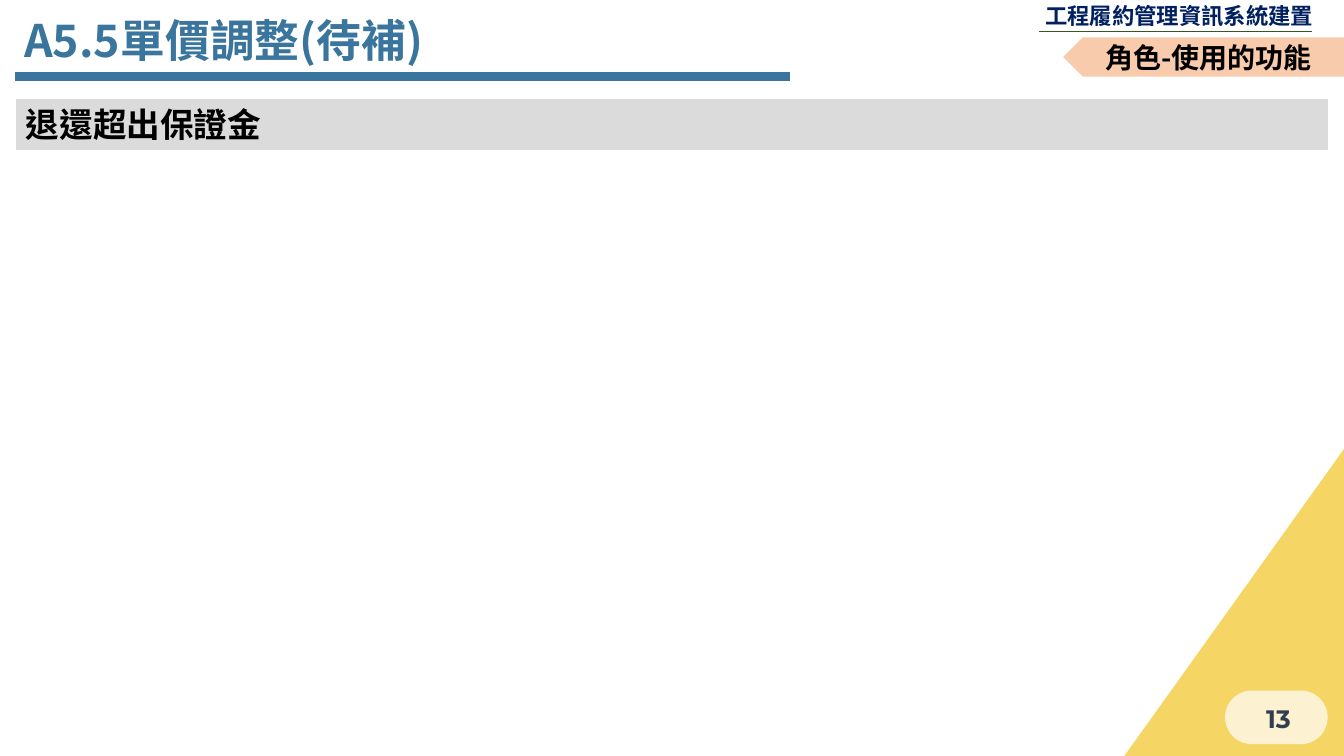
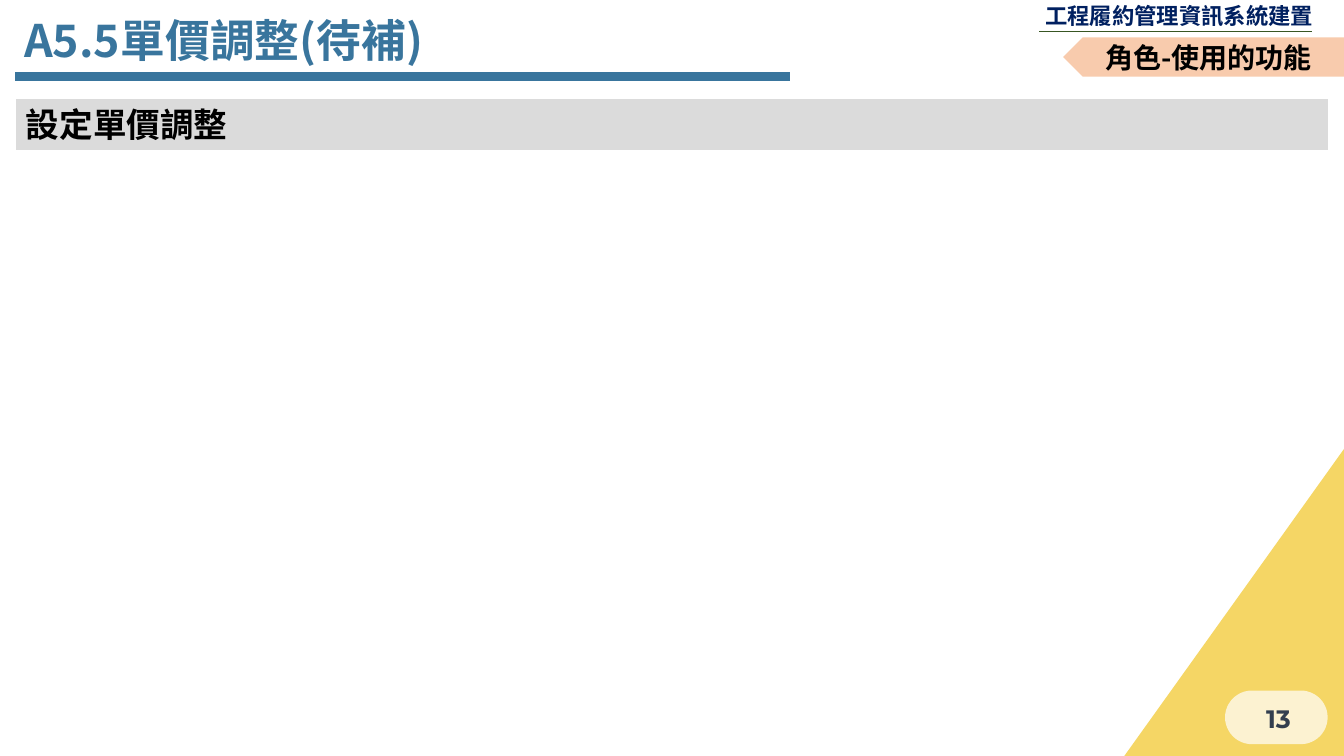
Before and after one commit to Menigo/SunriseDocument, a slide deck: slide 13 of 決標後.pptx. Drawn at 1344x756 pixels with LibreOffice and Linux fonts; fonts in the diff are those of the drawing; background and template pictures are left out. Boxes give left, top, right and bottom in pixels: in the first picture for what was removed or moved away, otherwise in the second. Text is boxed around its words. In the diff, an @@ line names an element or a change of style, - is before the commit and + after.

```diff
--- a/決標後.pptx
+++ b/決標後.pptx
@@ text in rectangle at (x1=26, y1=108, x2=228, y2=140): text changed @@
-退還超出保證金
+設定單價調整
```
Also in this commit, not shown: 3 other slides changed.
